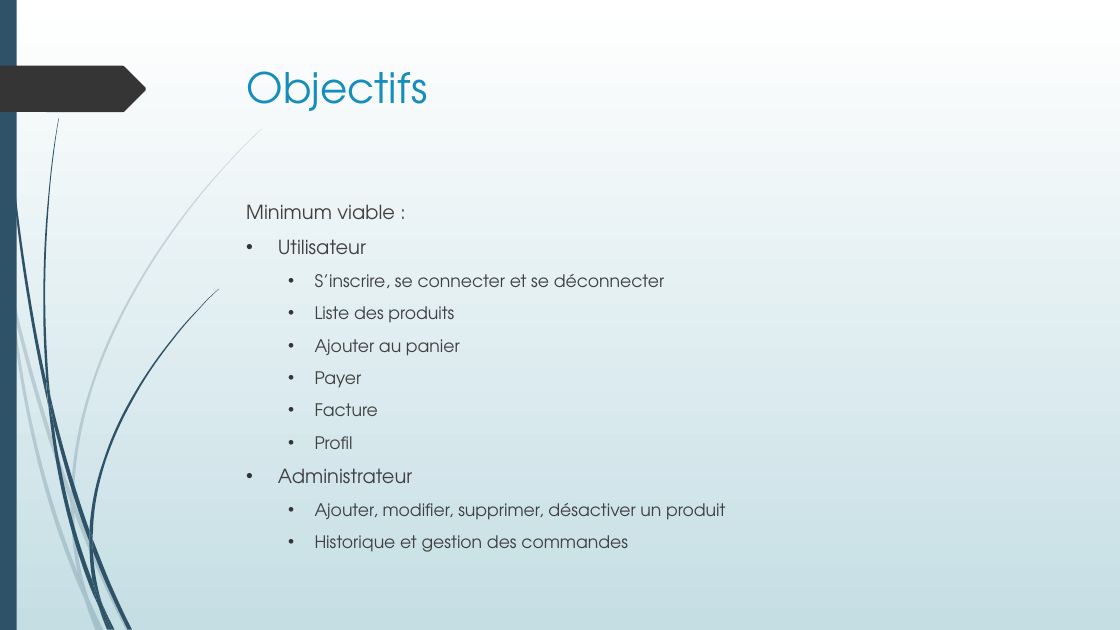
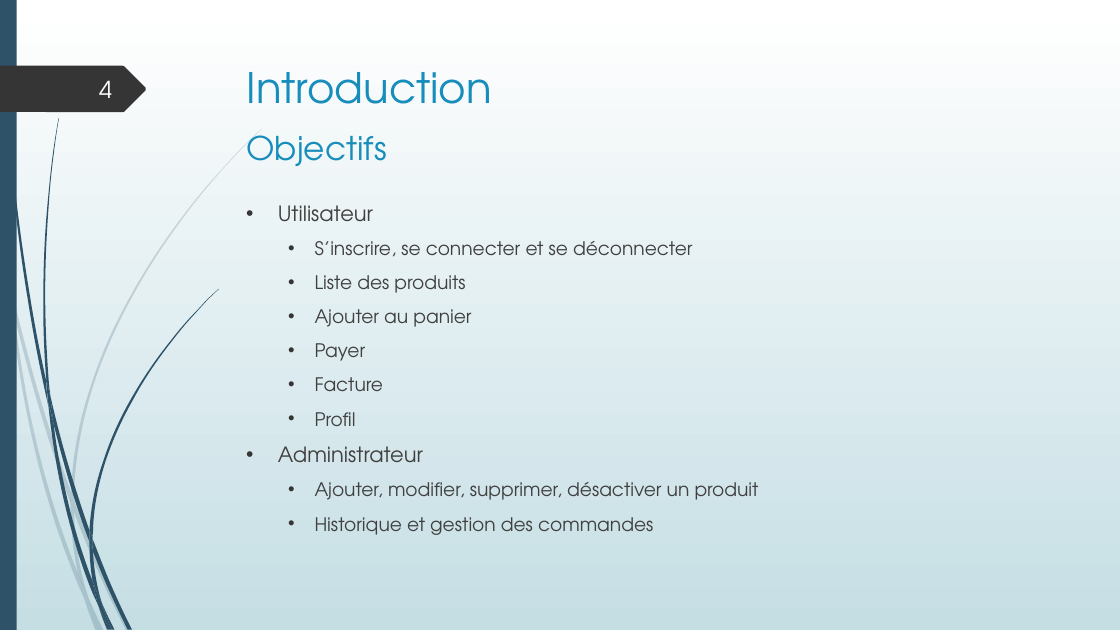
Before and after one commit to LisaF0/projet, a slide deck: slide 4 of aDoc/Projet boutique en ligne.pptx (slide 3 before the commit). Drawn at 1120x630 pixels with LibreOffice and Linux fonts; fonts in the diff are those of the drawing. Boxes give left, top, right and bottom in pixels: in the first picture for what was removed or moved away, otherwise in the second. Text is boxed around its words. In the diff, an @@ line names an element or a change of style, - is before the commit and + after.

```diff
--- a/aDoc/Projet boutique en ligne.pptx
+++ b/aDoc/Projet boutique en ligne.pptx
@@ page number added at (x1=99, y1=80, x2=112, y2=98), 20 pt, text #FEFFFF @@
+4
@@ title added at (x1=247, y1=72, x2=492, y2=104), 36 pt, text #178DBB @@
+Introduction
@@ text "Objectifs" moved from (x1=247, y1=71, x2=428, y2=111) to (x1=247, y1=135, x2=387, y2=166) @@
@@ text "Objectifs" at (x1=247, y1=135, x2=387, y2=166): size 36 to 28 pt @@
@@ text "Utilisateur" at (x1=278, y1=205, x2=759, y2=535): size 16.6 to 18 pt in "Utilisateur", "Administrateur"; size 14.8 to 16 pt in "S’inscrire, se connecter et se déconnecter", "Liste des produits", "Ajouter au panier", "Payer" and 4 more places @@
@@ text at (x1=246, y1=204, x2=395, y2=219): paragraph removed @@
-Minimum viable :
```
Also in this commit, not shown: 19 other slides changed, 10 slides added, 8 slides removed, 30 other files.
